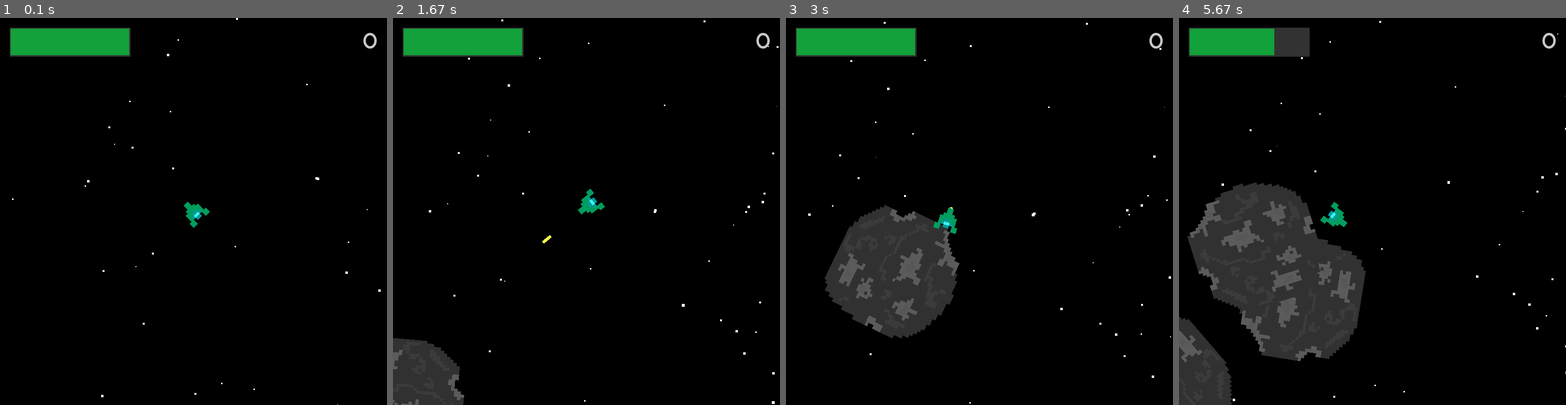
Above: before the commit, frames 1-4 (left to right).
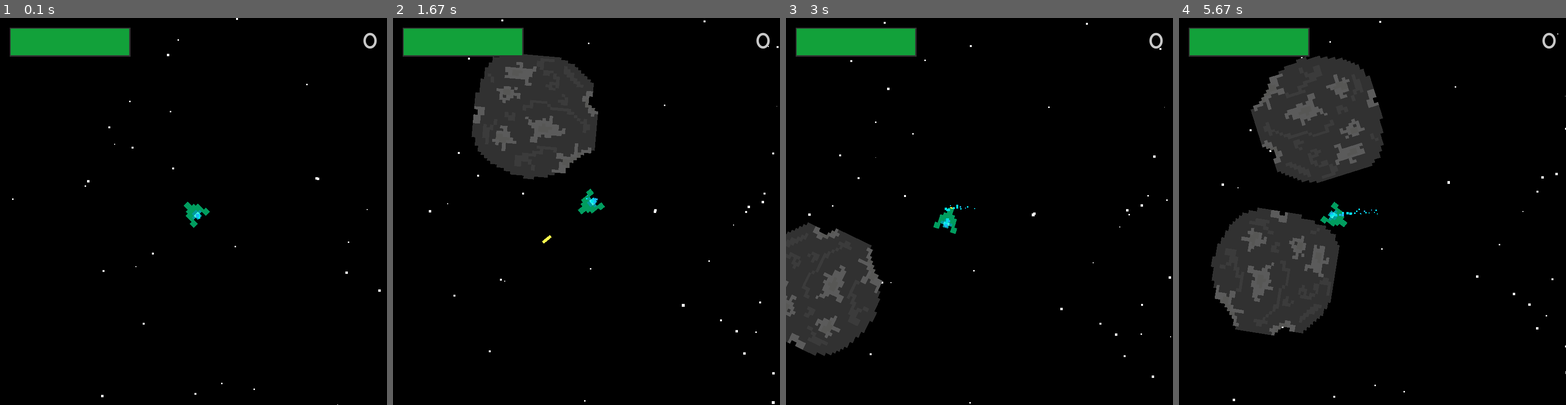
Above: after the commit, the same moments.

Repository: Yu266426/Pygame-Shenanigans
Game: pygame game, started from Space Shooter 3/main.py
Two runs of this game, one before a commit and one after it. Both use one fixed random seed, a clock stepped at 60 frames per second and the inputs below.
Inputs (mouse positions are in pixels of both pictures, inside the frame that each line leads up to):
- Up to frame 1 (0.1 s): no input
- Up to frame 2 (1.67 s): hold Right 0.33-0.8 s; move the mouse to (571, 226) at 0.37 s; hold Up 0.83-1.13 s; move the mouse to (710, 199) at 0.87 s; click (625, 296) at 1.22 s; click (466, 304) at 1.55 s
- Up to frame 3 (3 s): hold Right 1.83-2.3 s; click (1037, 76) at 1.92 s; hold Left 2.33-2.87 s; click (1025, 246) at 2.42 s; hold Down from 2.9 s (still down); click (987, 79) at 2.98 s
- Up to frame 4 (5.67 s): release Down at 3.2 s; hold Left 3.23-3.63 s; click (1233, 199) at 3.32 s; hold Up 3.67-4.03 s; click (1353, 312) at 3.75 s; hold Right 4.07-4.7 s; click (1372, 257) at 4.15 s; hold Down 4.73-5.1 s; click (1360, 145) at 4.82 s; hold Left 5.13-5.6 s; click (1519, 358) at 5.22 s; hold Right from 5.63 s (still down)

The runs differ from the first frame. In frame 1, less than 0.1% of the frame differs, in the area x 50-52%, y 50-52%; in frame 2, 11%; in frame 3, 11%; in frame 4, 20%, in the area x 0-53%, y 2-100%.

Commit message:
(Space Shooter 3) TRAILS!
Adds a blue trail behind player

Diff:
--- a/Space Shooter 3/data/modules/explosion_particles.py
+++ b/Space Shooter 3/data/modules/explosion_particles.py
@@ -9,7 +9,8 @@
 	"large_asteroid": [(235, 143, 30), (235, 62, 14), (255, 208, 54)],
 	"medium_asteroid": [(240, 109, 23), (246, 143, 35), (245, 162, 25)],
 	"laser": [(252, 207, 3), (255, 248, 43), (255, 166, 0)],
-	"player": [(235, 143, 30), (235, 62, 14), (255, 208, 54), (240, 109, 23), (246, 143, 35), (245, 162, 25), (252, 207, 3), (255, 248, 43), (255, 166, 0)]
+	"player": [(235, 143, 30), (235, 62, 14), (255, 208, 54), (240, 109, 23), (246, 143, 35), (245, 162, 25), (252, 207, 3), (255, 248, 43), (255, 166, 0)],
+	"player_trail": [(3, 232, 252), (32, 179, 247), (0, 226, 230)]
 }
 
 
@@ -48,7 +49,8 @@
 		if not check_distance(self.pos, player_pos, 25):
 			speed = self.movement.length()
 			self.movement = self.pos - player_pos
-			self.movement.normalize_ip()
+			if self.movement.length() != 0:
+				self.movement.normalize_ip()
 			self.movement *= speed
 
 	def update(self, delta, scroll, player_pos):
--- a/Space Shooter 3/data/modules/game.py
+++ b/Space Shooter 3/data/modules/game.py
@@ -8,7 +8,7 @@
 from data.modules.bar import Bar
 from data.modules.explosion_particles import ExplosionParticle
 from data.modules.files import LASER_FIRE_AUDIO_PATH, LASER_EXPLOSION_AUDIO_PATH, LARGE_ASTEROID_EXPLOSION_AUDIO_PATH, MEDIUM_ASTEROID_EXPLOSION_AUDIO_PATH, PLAYER_EXPLOSION_AUDIO_PATH
-from data.modules.helper import get_random_float, get_angle_to, generate_offset
+from data.modules.helper import get_random_float, get_angle_to, generate_offset, get_movement
 from data.modules.images import PLAYER_IMAGE
 from data.modules.large_asteroid import LargeAsteroid
 from data.modules.laser import Laser
@@ -268,6 +268,8 @@
 		self.star_list.update(self.delta, self.offset_scroll, self.display.get_size())
 
 		self.player.update(self.delta, self.offset_scroll, self.display.get_width() / self.screen.get_width())
+		if self.player.sprite is not None:
+			self.spawn_explosion_particles(self.player.sprite.pos + get_movement(self.player.sprite.angle, -12), (1, 2), 3, (5, 8), (0, 1), (8, 14), "player_trail")
 
 		self.spawn_laser(self.player.sprite)
 
Not shown, changed: Space Shooter 3/todo.txt
Not shown, removed: Python.gitignore
Not shown, changed: Space Shooter 3/game.zip
